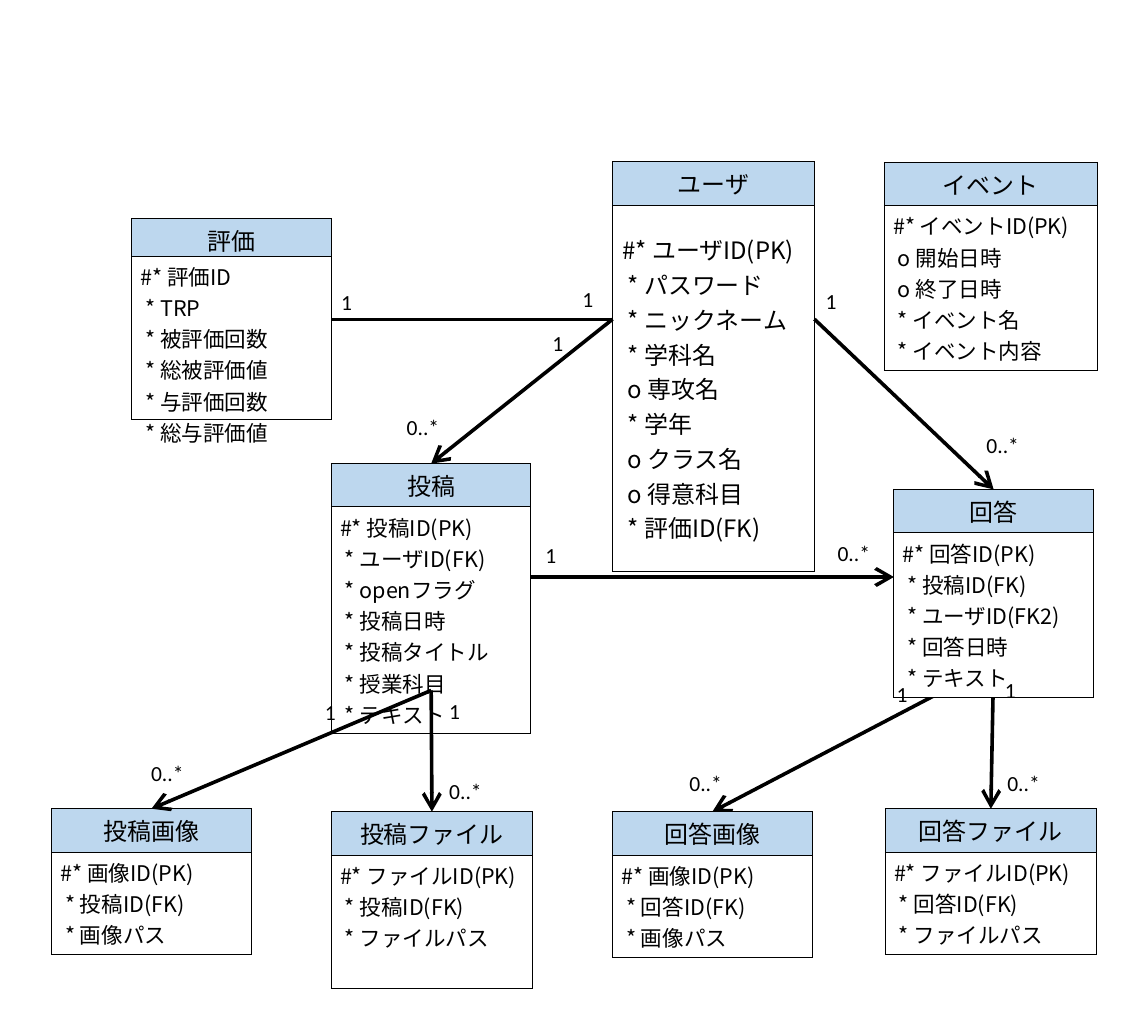
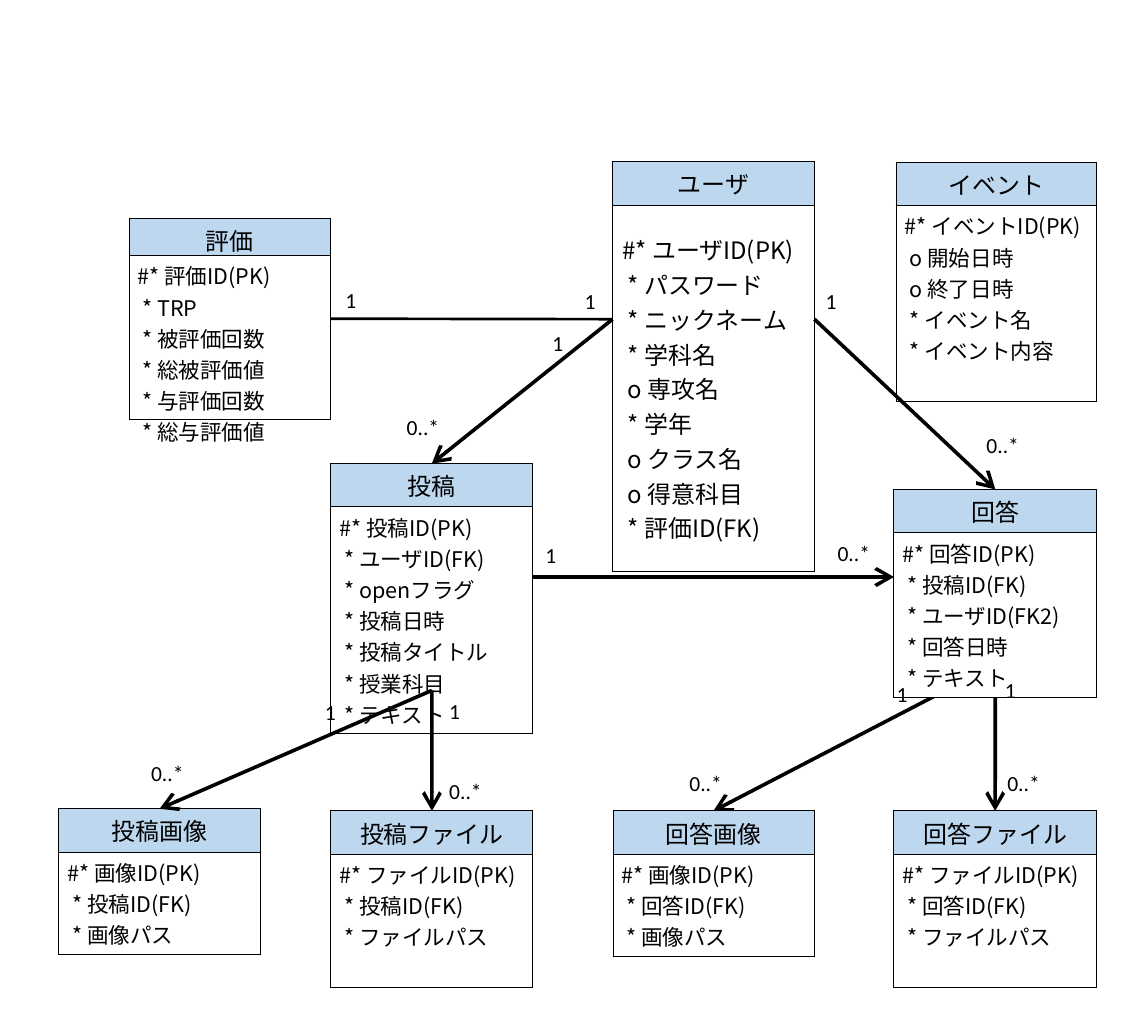
Before and after one commit to ReoYoneda/2023Dev3Early, a slide deck: slide 1 of 20_設計/22_データベース設計/概念データモデル.pptx. Drawn at 1148x1019 pixels with LibreOffice and Linux fonts; fonts in the diff are those of the drawing. Boxes give left, top, right and bottom in pixels: in the first picture for what was removed or moved away, otherwise in the second. Text is boxed around its words. In the diff, an @@ line names an element or a change of style, - is before the commit and + after.

```diff
--- a/20_設計/22_データベース設計/概念データモデル.pptx
+++ b/20_設計/22_データベース設計/概念データモデル.pptx
@@ table resized from (x1=884, y1=162, x2=1097, y2=365) to (x1=897, y1=162, x2=1097, y2=365) @@
@@ table at (x1=129, y1=218, x2=331, y2=446) @@
-row 2, column 1: #* 評価ID / * TRP * 被評価回数 * 総被評価値 * 与評価回数 * 総与評価値
+row 2, column 1: #* 評価ID(PK) / * TRP * 被評価回数 * 総被評価値 * 与評価回数 * 総与評価値
@@ 1 text, 1 table, 1 arrow moved together from (x1=52, y1=296, x2=994, y2=949) to (x1=59, y1=294, x2=996, y2=949) @@
@@ arrow moved from (152, 809) - (431, 691) to (159, 809) - (432, 691) @@
@@ table resized from (x1=885, y1=809, x2=1096, y2=949) to (x1=894, y1=810, x2=1097, y2=951) @@
```
Also in this commit, not shown: 1 other file.
